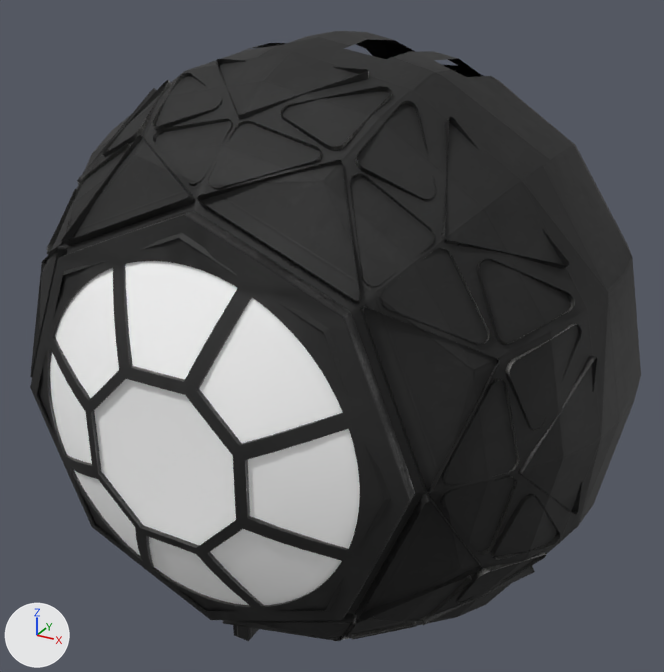
What one commit did to the glTF model public/models/galaxy/surface/tiefightercockpit.glb.
Rendered twice from a 50 mm lens placed at (1.47, -2.71, 5.24), pointed at (-0.01, -0.01, 3.89). Lighting does not change. The marker at lower left points along +X, +Y and +Z. The picture after the commit comes second. Where no turn or scale is listed for an object, it has been applied to the vertices.
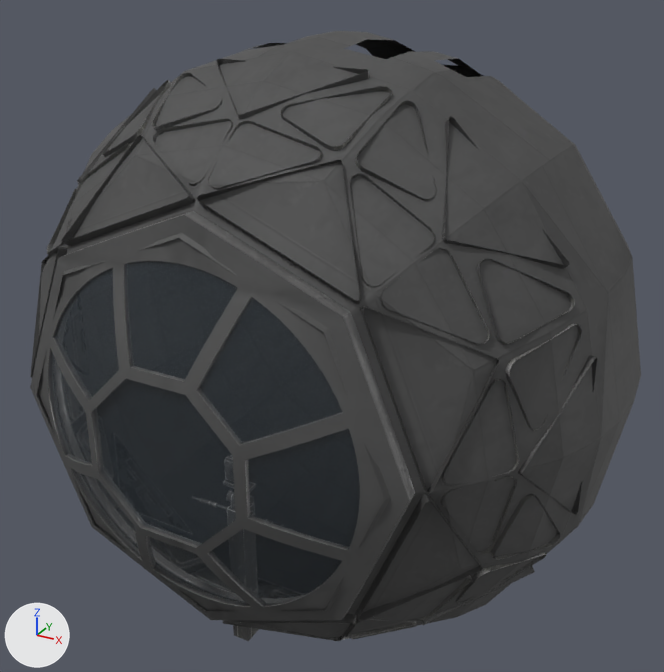
Pixel boxes [x1, y1, x2, y2] of what changed, in the pictures (664 x 672 px):
'Mesh_0', surface changed, recoloured: [30, 31, 641, 641] in both

Patch to the scene script:
```diff
--- a/public/models/galaxy/surface/tiefightercockpit.glb.py
+++ b/public/models/galaxy/surface/tiefightercockpit.glb.py
@@ img_t_tiefighter_cockpit_cs_ktx2 @@
+img_t_tiefighter_cockpit_cs_ktx2 = load_image('t_tiefighter_cockpit_cs.ktx2', '_unpacked/t_tiefighter_cockpit_cs.ktx2', 1024, 1024, 'sRGB')
@@ mat_m_cockpit @@
 n2 = _N.new('ShaderNodeTexImage'); n2.name = 'Image Texture'
-n2.image = img_image_0
+n2.image = img_t_tiefighter_cockpit_cs_ktx2
 n3 = _N.new('ShaderNodeMath'); n3.name = 'Math'
@@ mat_m_windowdirt @@
 mat_m_windowdirt = principled_material('M_WindowDirt')
-mat_m_windowdirt.base_color = (1.0, 1.0, 1.0)  # white #ffffff
+mat_m_windowdirt.base_color = (0.06, 0.08, 0.1)  # greyish blue #455059
 mat_m_windowdirt.roughness = 0.7
+mat_m_windowdirt.alpha = 0.32
```
